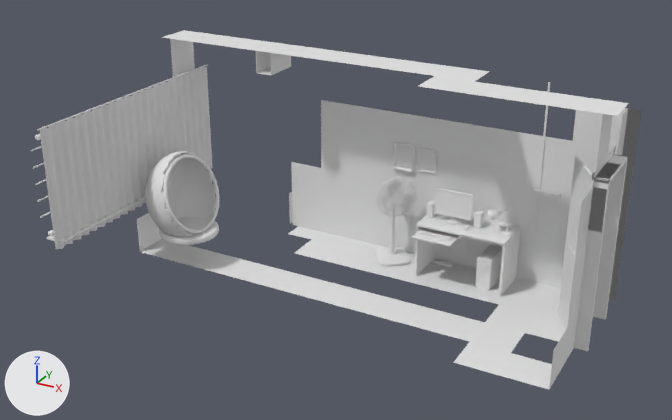
An edit to the glTF model web/assets/room.glb, drawn before and after from the same camera.
Rendered twice from a camera (50 mm lens) standing at (3.63, -8.93, 5.76) and looking at (-1.34, 0.12, 1.24). Every picture has the same lights, and +X, +Y and +Z are marked at lower left. The picture after the commit comes second. Where no turn or scale is listed for an object, it has been applied to the vertices. Vertices at exactly the same position are counted once.

The older version as bpy lines, for what is in view:
```python
me_fan_head = bpy.data.meshes.new('Fan_Head')
me_fan_head.from_pydata(...)  # 28753 vertices, 56146 faces; spans x -0.123..0.339, y -0.336..0.121, z -0.111..0.45
me_g_desk = bpy.data.meshes.new('G_desk')
me_g_desk.from_pydata(...)  # 2882 vertices, 5438 faces; spans x -1.37..1.07, y -0.54..0.31, z -0.72..1.96
me_g_far = bpy.data.meshes.new('G_far')
me_g_far.from_pydata(...)  # 4831 vertices, 9276 faces; spans x -0.66..0.43, y -1.8..1.5, z -0.6..1.36
me_g_room = bpy.data.meshes.new('G_room')
me_g_room.from_pydata(...)  # 1841 vertices, 3458 faces; spans x -0.13..6.23, y -2.3..1.2, z -0.85..1.95
ob_fan_head = bpy.data.objects.new('Fan_Head', me_fan_head)
ob_fan_head.location = (-1.253, 1.554, 0.8)
ob_g_desk = bpy.data.objects.new('G_desk', me_g_desk)
ob_g_desk.location = (-0.15, 1.5, 0.72)
ob_g_far = bpy.data.objects.new('G_far', me_g_far)
ob_g_far.location = (-3.65, 0.15, 0.95)
ob_g_room = bpy.data.objects.new('G_room', me_g_room)
ob_g_room.location = (-4.475, 0.75, 0.85)
# also in view: 'Art' at (-0.37, 1.78, 1.42); 'Tower' at (0.17, 1.51, 0.21); 'VA_Screen' at (-0.35, 1.44, 1.03)
```
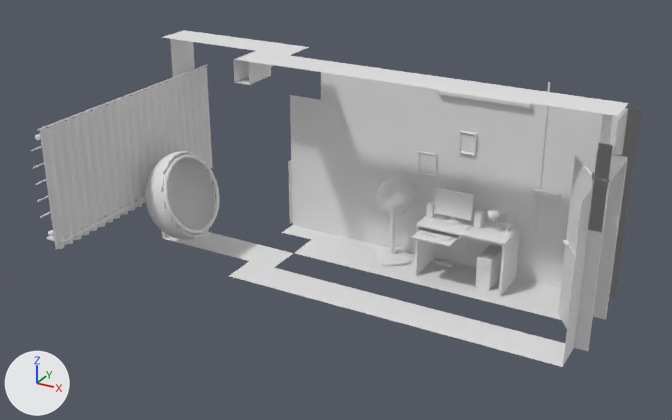
Where the newer file only moved an object's origin or applied its transform, the numbers keep the older frame.

Changed parts and their boxes (x1, y1, x2, y2) in the pictures (672 x 420 px; the box of a moved part takes in the faces that stretch with it):
'G_room', reshaped (6% shorter)
    before: (31, 30, 641, 390)
    after: (31, 30, 641, 367)
part 1 of me_g_desk, added
    after: (438, 90, 532, 108)
part 2 of me_g_desk, added
    after: (439, 94, 529, 108)
part 3 of me_g_far, deleted
    before: (159, 217, 219, 245)
part 4 of me_g_room, built on
    before: (258, 47, 627, 180)
    after: (233, 51, 622, 193)
part 5 of me_g_room, moved or reshaped
    before: (137, 213, 249, 276)
    after: (163, 225, 298, 261)
part 6 of me_g_room, deleted
    before: (453, 329, 567, 390)

What changed in the scene script:
```text
Change me_g_desk:
    used by ob_g_desk; location = (-0.15, 1.5, 0.72)
    remove me_g_desk.from_pydata(...)  # 2882 vertices, 5438 faces; spans x -1.37..1.07, y -0.54..0.31, z -0.72..1.96
    add me_g_desk.from_pydata(...)  # 3106 vertices, 5878 faces; spans x -1.37..1.07, y -0.54..0.31, z -0.72..1.96
    me_g_desk part 1: the loose piece of 96 vertices spanning x -0.6..0.0, y 0.28..0.3, z -0.42..-0.02 is copied, and the copy is scaled about its middle by (2.03, 3.09, 0.105), then moved by (0.3, -0.02, 1.87); it spans x -0.61..0.61, y 0.24..0.3, z 1.63..1.68
    me_g_desk part 2: a new loose piece of 128 vertices spanning x -0.6..0.6, y 0.24..0.27, z 1.62..1.65
Change me_g_far:
    used by ob_g_far; location = (-3.65, 0.15, 0.95)
    remove me_g_far.from_pydata(...)  # 4831 vertices, 9276 faces; spans x -0.66..0.43, y -1.8..1.5, z -0.6..1.36
    add me_g_far.from_pydata(...)  # 4447 vertices, 8512 faces; spans x -0.66..0.31, y -1.8..1.5, z -0.6..1.36
    me_g_far part 3: the loose piece of 384 vertices spanning x -0.37..0.43, y -0.4..0.4, z -0.55..-0.45 is deleted
Change me_g_room:
    used by ob_g_room; location = (-4.475, 0.75, 0.85)
    remove me_g_room.from_pydata(...)  # 1841 vertices, 3458 faces; spans x -0.13..6.23, y -2.3..1.2, z -0.85..1.95
    add me_g_room.from_pydata(...)  # 1853 vertices, 3486 faces; spans x -0.13..6.23, y -2.3..1.2, z -0.85..1.95
    me_g_room part 4: 13 vertices removed from x 1.47..6.23, y 0.25..0.75, z 1.25..1.95; 30 vertices added at x 1.42..6.22, y -0.3..1.2, z 0.15..1.95
    me_g_room part 5: 2 vertices moved from x 0.47..0.97, y -0.75, z -0.85 to x 0.97..1.47, y 0.25, z -0.85; 3 vertices removed from x 0.07..1.47, y -0.75, z -0.85..-0.35; 3 vertices added at x 0.47..1.57, y 0.25..0.75, z -0.85
    me_g_room part 6: 5 vertices removed from x 4.97..6.07, y -1.25, z -0.85..-0.35
    other edits to the shape of me_g_room do not show in these pictures
```
